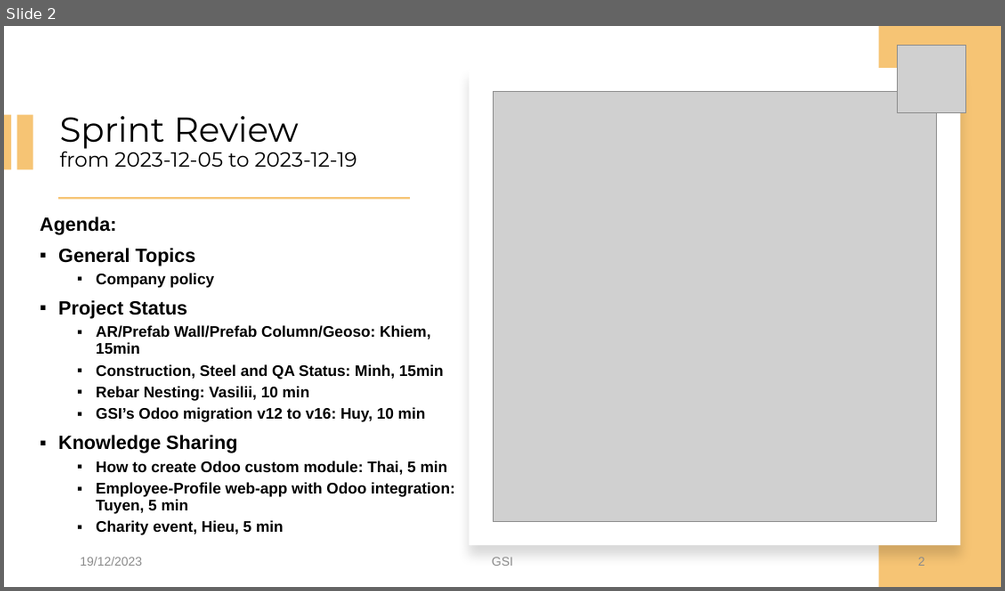
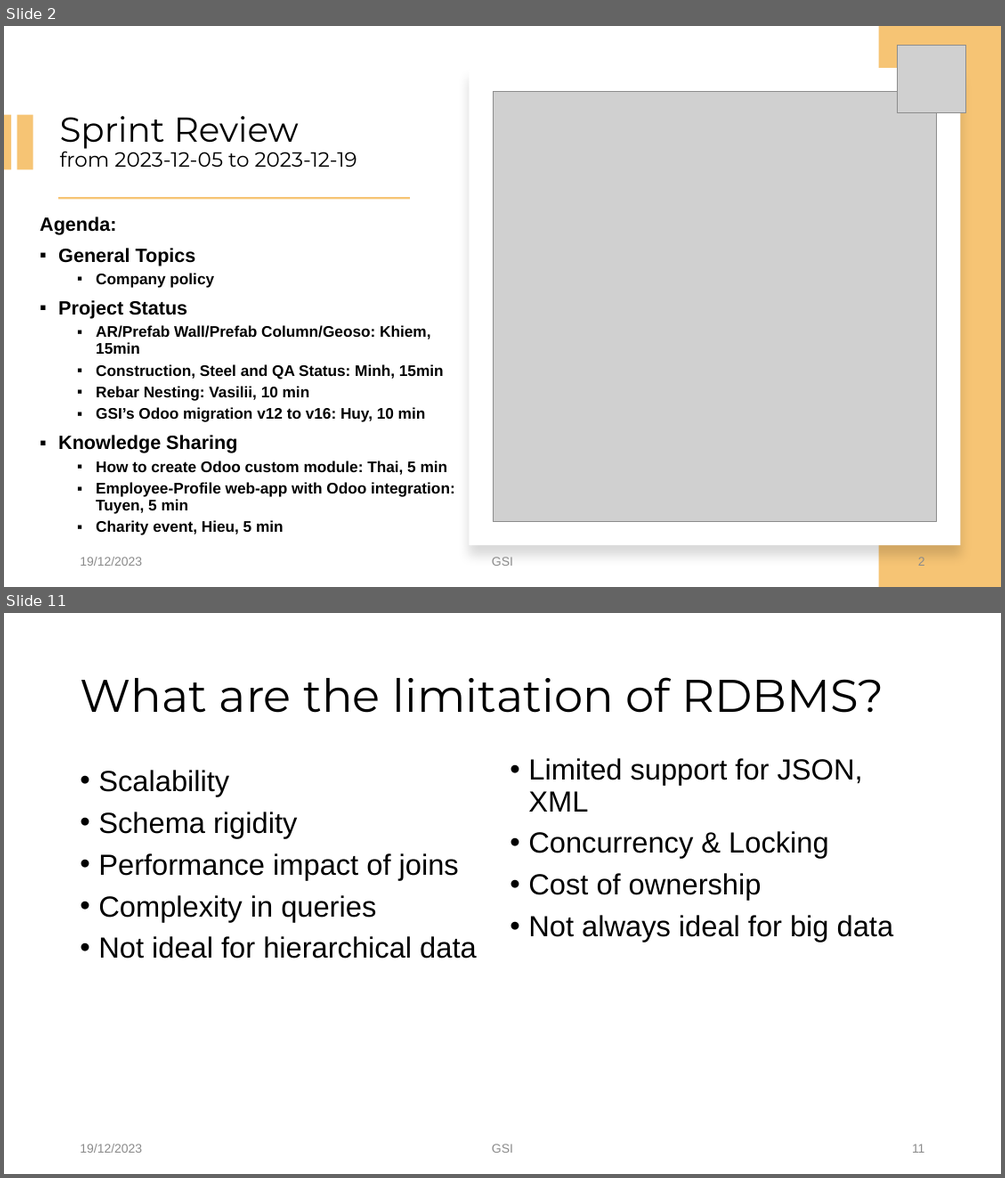
Before and after one commit to Tuyen92/my_bag, a slide deck: sprint.review.20231219_Tuyen.pptx. Shown one above the other, each under a label of ours: slide 2 before the commit, slides 2 and 11 after it; the slides between them are not shown. The pictures are 1005x591 and 1005x1178 pixels, drawn with LibreOffice and Linux fonts; fonts in the diff are those of the drawing; grey boxes stand for pictures; background and template pictures are left out. Boxes give left, top, right and bottom in pixels: in the first picture for what was removed or moved away, otherwise in the second. Text is boxed around its words. In the diff, an @@ line names an element or a change of style, - is before the commit and + after.

Commit message:
RDBMS

```diff
--- a/sprint.review.20231219_Tuyen.pptx
+++ b/sprint.review.20231219_Tuyen.pptx
@@ slide 11 added at bbox=[4, 613, 1001, 1174], background #FFFFFF @@
@@ title added at bbox=[80, 677, 883, 713], 44 pt, text #000000 @@
+What are the limitation of RDBMS?
@@ text added at bbox=[98, 770, 477, 958], 28 pt, text #000000 @@
+• Scalability
+• Schema rigidity
+• Performance impact of joins
+• Complexity in queries
+• Not ideal for hierarchical data
@@ text added at bbox=[528, 758, 894, 941], 28 pt, text #000000 @@
+• Limited support for JSON, XML
+• Concurrency & Locking
+• Cost of ownership
+• Not always ideal for big data
@@ text added at bbox=[80, 1143, 142, 1152], 12 pt, text #8C8C8C @@
+19/12/2023
@@ text added at bbox=[492, 1143, 513, 1152], 12 pt, text #8C8C8C @@
+GSI
@@ page number added at bbox=[912, 1143, 924, 1152], 12 pt, text #8C8C8C @@
+11
```
Also in this commit, not shown: 8 other slides added.
